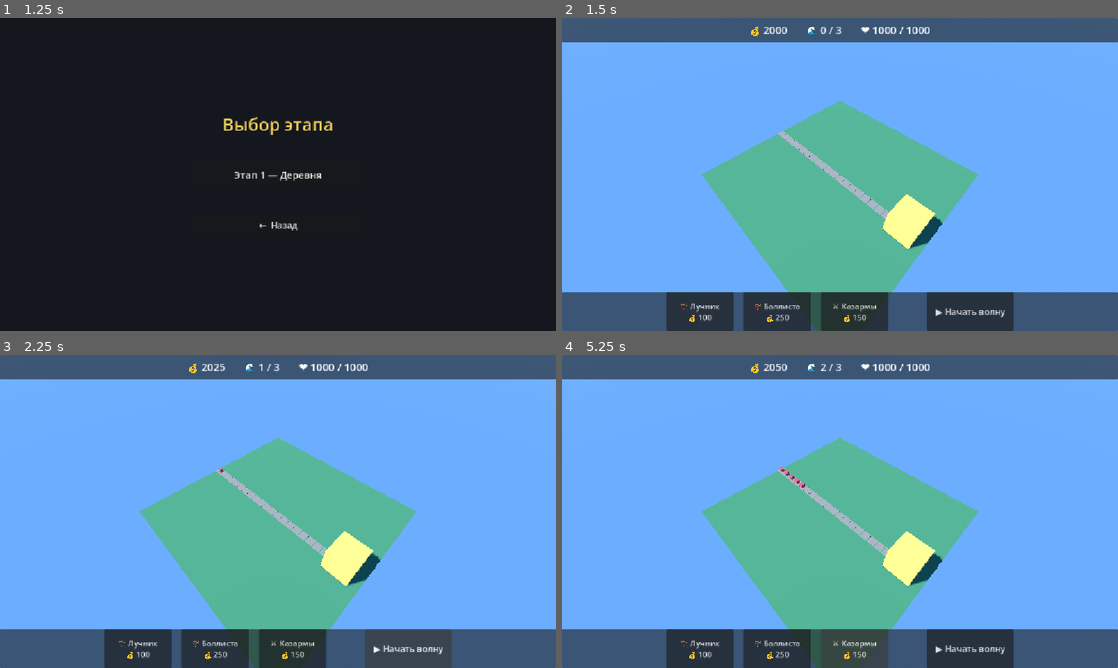
Above: before the commit, frames 1-4 (two rows, left to right).
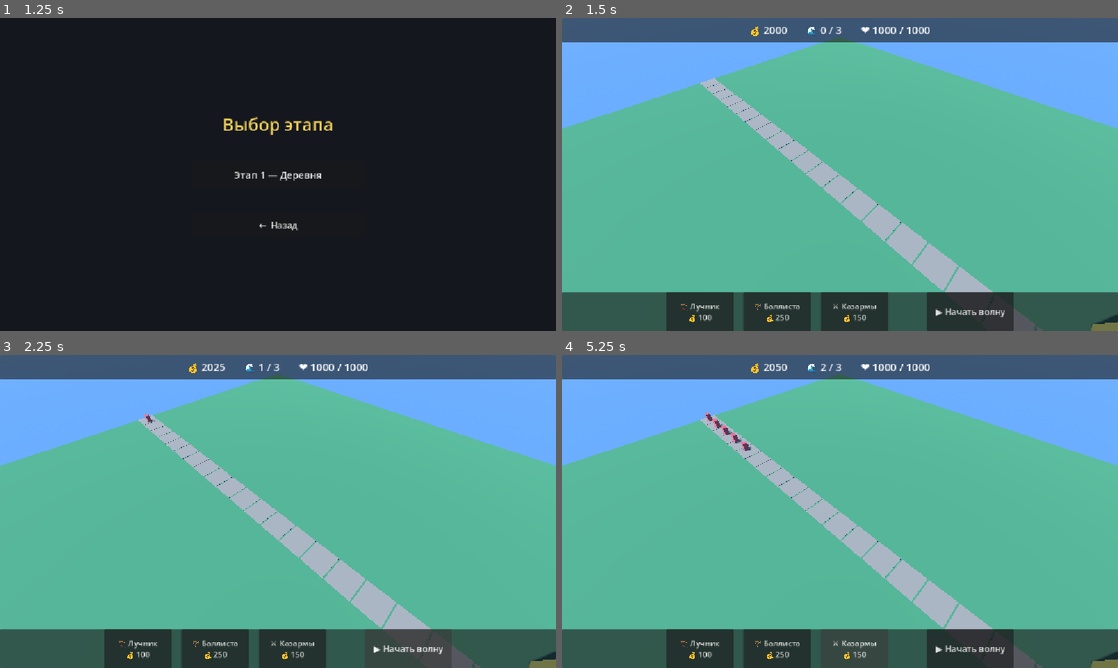
Above: after the commit, the same moments.

Repository: MAQHASKER/tower-defense
Game: Godot game, scene res://scenes/MainMenu.tscn
The game is run twice, just before and just after one commit, with the same random seed, the same clock (stepped at 60 frames per second) and the same inputs.
Inputs:
- Up to frame 1 (1.25 s): click "▶ Начать игру" at 0.5 s
- Up to frame 2 (1.5 s): click "Этап 1 — Деревня" at 1.25 s
- Up to frame 3 (2.25 s): click "▶ Начать волну" at 2 s
- Up to frame 4 (5.25 s): click "▶ Начать волну" at 2.75 s; click "🏹 Лучник 💰 100" at 3.5 s; click "🏹 Баллиста 💰 250" at 4.25 s; click "⚔️ Казармы 💰 150" at 5 s

Frame 1 is identical in both runs. In frame 2, 57% of the frame differs, in the area x 0-100%, y 6-100%; in frame 3, 57%; in frame 4, 57%.

Commit message:
Масштаб ближе к Kingdoms and Castles: клетка 3 м, габариты юнитов, камера
- CELL_SIZE 2 -> 3 м, карта 24x24 (72x72 м)
- У врагов вместо одного size теперь width/depth/height в метрах:
  гоблин 0.7x0.7x1.3, всадник 0.9x2.8x2.2, огр 1.4x1.4x2.6
- Враги разворачиваются по направлению движения, длина смотрит вдоль пути
- Ратуша: высота считается от размера куба (был хардкод 3 м, из-за него
  при клетке 3 м она утонула бы в земле)
- Заглушки башен, казарм, воинов и снарядов заданы в клетках, а не в метрах
- Модель башни лучника подгоняется под клетку автоматически
  (коэффициент 2.35: 1.28 м -> 3 м). Когда смоделируешь башню под 3 м,
  коэффициент станет 1.0 и подгонка перестанет влиять
- Камера: дистанция по умолчанию 50 -> 25, границы зума 12..50, скорость 40

Diff:
--- a/data/balance.json
+++ b/data/balance.json
@@ -7,7 +7,9 @@
 	  "attack_speed": 1.0,
 	  "reward": 10,
 	  "color": [0.8, 0.3, 0.3],
-	  "size": 1.0,
+	  "width": 0.7,
+	  "depth": 0.7,
+	  "height": 1.3,
 	  "can_be_blocked": true
 	},
 	"horseman": {
@@ -17,7 +19,9 @@
 	  "attack_speed": 0.8,
 	  "reward": 25,
 	  "color": [0.3, 0.4, 0.9],
-	  "size": 1.2,
+	  "width": 0.9,
+	  "depth": 2.8,
+	  "height": 2.2,
 	  "can_be_blocked": false
 	},
 	"ogre": {
@@ -27,7 +31,9 @@
 	  "attack_speed": 1.5,
 	  "reward": 50,
 	  "color": [0.9, 0.8, 0.3],
-	  "size": 1.5,
+	  "width": 1.4,
+	  "depth": 1.4,
+	  "height": 2.6,
 	  "can_be_blocked": true
 	}
   },
--- a/scripts/CameraController.gd
+++ b/scripts/CameraController.gd
@@ -1,16 +1,16 @@
 extends Camera3D
 
-@export var move_speed := 30.0
+@export var move_speed := 40.0
 @export var rotate_speed := 90.0     # градусов в секунду
-@export var zoom_speed := 4.0
-@export var min_distance := 25.0
-@export var max_distance := 90.0
+@export var zoom_speed := 3.0
+@export var min_distance := 12.0
+@export var max_distance := 50.0
 
 # Точка на земле, куда смотрит камера. Ставится в центр карты в _ready().
 var pivot: Vector3 = Vector3.ZERO
 var yaw: float = 45.0       # поворот вокруг Y
 var pitch: float = 50.0     # наклон вниз
-var distance: float = 50.0  # расстояние от pivot до камеры
+var distance: float = 25.0  # расстояние от pivot до камеры
 
 func _ready() -> void:
 	pivot = Constants.map_center()
--- a/scripts/Constants.gd
+++ b/scripts/Constants.gd
@@ -1,7 +1,7 @@
 class_name Constants
 extends RefCounted
 
-const CELL_SIZE := 2.0
+const CELL_SIZE := 3.0
 const MAP_WIDTH := 24
 const MAP_HEIGHT := 24
 
--- a/scripts/buildings/Barracks.gd
+++ b/scripts/buildings/Barracks.gd
@@ -3,6 +3,10 @@
 
 const SOLDIER_COUNT := 5
 const RESPAWN_TIME := 15.0
+
+# Размеры в клетках, чтобы масштабироваться вместе с CELL_SIZE
+const SIZE_CELLS := Vector3(0.8, 0.8, 0.8)
+const SOLDIER_RADIUS_CELLS := 0.35
 
 var cell: Vector2i
 var soldiers: Array[Soldier] = []
@@ -37,15 +41,17 @@
 		base_cost = balance["barracks"].get("cost", 150)
 	total_invested = base_cost
 
+	var box_size := SIZE_CELLS * Constants.CELL_SIZE
+	_base_size = box_size
+
 	_mesh = MeshInstance3D.new()
 	var box := BoxMesh.new()
-	box.size = Vector3(1.6, 1.6, 1.6)
-	_base_size = box.size
+	box.size = box_size
 	var mat := StandardMaterial3D.new()
 	mat.albedo_color = Color(0.5, 0.5, 0.7)
 	box.material = mat
 	_mesh.mesh = box
-	_mesh.position.y = 0.8
+	_mesh.position.y = box_size.y / 2.0
 	add_child(_mesh)
 
 	for i in range(SOLDIER_COUNT):
@@ -63,7 +69,7 @@
 
 func _get_offset(index: int) -> Vector3:
 	var angle := (float(index) / SOLDIER_COUNT) * TAU
-	var radius := 1.4
+	var radius := SOLDIER_RADIUS_CELLS * Constants.CELL_SIZE
 	return Vector3(cos(angle) * radius, 0, sin(angle) * radius)
 
 func _process(delta: float) -> void:
--- a/scripts/buildings/Base.gd
+++ b/scripts/buildings/Base.gd
@@ -1,19 +1,21 @@
 class_name Base
 extends Node3D
+
+# Ратуша занимает 3x3 клетки и стоит в конце пути
+const SIZE_CELLS := 3.0
 
 var _mesh: MeshInstance3D
 
 func setup() -> void:
+    var side := SIZE_CELLS * Constants.CELL_SIZE
+
     _mesh = MeshInstance3D.new()
     var box := BoxMesh.new()
-    box.size = Vector3(
-        3.0 * Constants.CELL_SIZE,
-        3.0 * Constants.CELL_SIZE,
-        3.0 * Constants.CELL_SIZE
-    )
+    box.size = Vector3(side, side, side)
     var mat := StandardMaterial3D.new()
     mat.albedo_color = Constants.COLOR_BASE
     box.material = mat
     _mesh.mesh = box
-    _mesh.position.y = 3.0    # центр куба на высоте 3 м (низ на y=0)
+    # низ куба стоит на земле
+    _mesh.position.y = box.size.y / 2.0
     add_child(_mesh)
--- a/scripts/buildings/Tower.gd
+++ b/scripts/buildings/Tower.gd
@@ -1,5 +1,11 @@
 class_name Tower
 extends Node3D
+
+# Заглушки-кубы на время, пока нет моделей из Blender.
+# Размеры заданы в клетках, чтобы масштабироваться вместе с CELL_SIZE.
+const BALLISTA_SIZE_CELLS := Vector3(0.65, 2.0, 0.65)
+const PLACEHOLDER_SIZE_CELLS := Vector3(0.8, 0.8, 0.8)
+const ARCHER_FALLBACK_SIZE_CELLS := Vector3(0.4, 1.0, 0.4)
 
 var tower_type: String = "archer"
 var damage: float = 10.0
@@ -15,6 +21,7 @@
 var _cooldown_timer: float = 0.0
 var _mesh: Node3D
 var _base_size: Vector3
+var _model_fit: float = 1.0
 
 static var _balance_cache: Dictionary = {}
 
@@ -44,30 +51,64 @@
 		var c: Array = stats.get("color", [0.4, 0.4, 0.8])
 		color = Color(c[0], c[1], c[2])
 
-	# Модель или куб — в зависимости от типа
 	if type == "archer":
 		var scene: PackedScene = load("res://assets/models/towers/archer_lvl1.glb")
 		if scene:
 			_mesh = scene.instantiate()
-			_base_size = Vector3(1.2, 3.0, 1.2)
 		else:
-			_mesh = _make_fallback_cube(Vector3(1.2, 3.0, 1.2), color)
-			_base_size = Vector3(1.2, 3.0, 1.2)
+			_mesh = _make_fallback_cube(ARCHER_FALLBACK_SIZE_CELLS * Constants.CELL_SIZE, color)
+		add_child(_mesh)
+		_fit_model_to_cell(_mesh)
 	else:
+		var size_cells := BALLISTA_SIZE_CELLS if type == "ballista" else PLACEHOLDER_SIZE_CELLS
+		var box_size := size_cells * Constants.CELL_SIZE
+		_base_size = box_size
+
 		var box := BoxMesh.new()
-		if type == "ballista":
-			box.size = Vector3(1.3, 4.0, 1.3)
-		else:
-			box.size = Vector3(1.6, 1.6, 1.6)
-		_base_size = box.size
-		_mesh = MeshInstance3D.new()
+		box.size = box_size
 		var mat := StandardMaterial3D.new()
 		mat.albedo_color = color
 		box.material = mat
-		_mesh.mesh = box
-		_mesh.position.y = box.size.y / 2.0
 
-	add_child(_mesh)
+		var cube := MeshInstance3D.new()
+		cube.mesh = box
+		cube.position.y = box_size.y / 2.0
+		_mesh = cube
+		add_child(_mesh)
+
+# Подгоняет модель под клетку: ширина модели становится равна одной клетке.
+# Когда смоделируешь башню ровно в размер клетки (3 м), коэффициент станет 1.0
+# и подгонка перестанет что-либо менять.
+func _fit_model_to_cell(model: Node3D) -> void:
+	var bounds := _measure_world(model)
+	if bounds.size.x <= 0.001:
+		_base_size = Vector3(Constants.CELL_SIZE, Constants.CELL_SIZE * 2.0, Constants.CELL_SIZE)
+		return
+	_model_fit = Constants.CELL_SIZE / bounds.size.x
+	model.scale = Vector3.ONE * _model_fit
+	# высота после масштабирования — отсюда вылетает снаряд
+	_base_size = bounds.size * _model_fit
+
+# Габариты всех мешей поддерева в мировых координатах
+static func _measure_world(root: Node3D) -> AABB:
+	var mn := Vector3(1e9, 1e9, 1e9)
+	var mx := Vector3(-1e9, -1e9, -1e9)
+	var found := false
+	var stack: Array[Node] = [root]
+	while not stack.is_empty():
+		var n: Node = stack.pop_back()
+		for ch in n.get_children():
+			stack.push_back(ch)
+			if ch is MeshInstance3D:
+				var a: AABB = ch.get_aabb()
+				for i in range(8):
+					var w: Vector3 = ch.global_transform * a.get_endpoint(i)
+					mn = mn.min(w)
+					mx = mx.max(w)
+					found = true
+	if not found:
+		return AABB()
+	return AABB(mn, mx - mn)
 
 func _process(delta: float) -> void:
 	_cooldown_timer -= delta
@@ -137,8 +178,8 @@
 	total_invested += cost
 	damage *= 1.3
 	range_cells *= 1.1
-	# Визуально чуть больше
-	_mesh.scale = Vector3.ONE * (1.0 + (level - 1) * 0.1)
+	# Визуально чуть больше (с учётом подгонки модели под клетку)
+	_mesh.scale = Vector3.ONE * _model_fit * (1.0 + (level - 1) * 0.1)
 	return true
 
 func sell() -> void:
--- a/scripts/units/Enemy.gd
+++ b/scripts/units/Enemy.gd
@@ -9,6 +9,9 @@
 var attack_speed: float = 1.0
 var reward: int = 10
 var can_be_blocked: bool = true
+
+# Габариты в метрах: ширина (X), высота (Y), длина вдоль пути (Z)
+var body_size: Vector3 = Vector3.ONE
 
 # Путь
 var path_cells: Array[Vector2i] = []
@@ -39,7 +42,6 @@
 
 	# Читаем характеристики из balance.json
 	var color: Color = Constants.COLOR_ENEMY
-	var size: float = 1.0
 
 	var balance := _load_balance()
 	if balance.has(enemy_type):
@@ -52,18 +54,22 @@
 		reward = stats.get("reward", 10)
 		var c: Array = stats.get("color", [0.8, 0.3, 0.3])
 		color = Color(c[0], c[1], c[2])
-		size = stats.get("size", 1.0)
+		body_size = Vector3(
+			float(stats.get("width", 1.0)),
+			float(stats.get("height", 1.0)),
+			float(stats.get("depth", 1.0))
+		)
 		can_be_blocked = stats.get("can_be_blocked", true)
 
-	# Визуал
+	# Визуал: коробка по габаритам, стоит на земле
 	_mesh = MeshInstance3D.new()
 	var box := BoxMesh.new()
-	box.size = Vector3(size, size, size)
+	box.size = body_size
 	var mat := StandardMaterial3D.new()
 	mat.albedo_color = color
 	box.material = mat
 	_mesh.mesh = box
-	_mesh.position.y = size / 2.0 + 0.01
+	_mesh.position.y = body_size.y / 2.0 + 0.01
 	add_child(_mesh)
 
 	if path_cells.size() > 0:
@@ -95,6 +101,11 @@
 	var from_pos := Constants.cell_to_world(path_cells[current_index])
 	var to_pos := Constants.cell_to_world(path_cells[current_index + 1])
 
+	# Разворот по движению: длина врага (локальная ось Z) смотрит вдоль пути
+	var dir := to_pos - from_pos
+	if dir.length_squared() > 0.0001:
+		rotation.y = atan2(dir.x, dir.z)
+
 	_progress += speed * delta
 
 	if _progress >= 1.0:
@@ -121,7 +132,7 @@
 	queue_free()
 
 func _find_blocker() -> Soldier:
-	var range_world := 1.5 * Constants.CELL_SIZE   # радиус блокировки 2 клетки
+	var range_world := 1.5 * Constants.CELL_SIZE   # радиус блокировки, в клетках
 	var closest: Soldier = null
 	var closest_dist := INF
 
--- a/scripts/units/Projectile.gd
+++ b/scripts/units/Projectile.gd
@@ -1,5 +1,11 @@
 class_name Projectile
 extends Node3D
+
+# Размеры в клетках, чтобы снаряд масштабировался вместе с клеткой
+const RADIUS_CELLS := 0.075
+const HIT_DISTANCE_CELLS := 0.1
+# На какой высоте целиться во врага (доля клетки)
+const AIM_HEIGHT_CELLS := 0.25
 
 var speed: float = 20.0
 var damage: float = 10.0
@@ -11,10 +17,11 @@
     target = target_enemy
     damage = dmg
 
+    var radius := RADIUS_CELLS * Constants.CELL_SIZE
     _mesh = MeshInstance3D.new()
     var sphere := SphereMesh.new()
-    sphere.radius = 0.15
-    sphere.height = 0.3
+    sphere.radius = radius
+    sphere.height = radius * 2.0
     var mat := StandardMaterial3D.new()
     mat.albedo_color = color
     sphere.material = mat
@@ -26,11 +33,11 @@
         queue_free()
         return
 
-    var target_pos := target.global_position + Vector3(0, 0.5, 0)
+    var target_pos := target.global_position + Vector3(0, AIM_HEIGHT_CELLS * Constants.CELL_SIZE, 0)
     var dir := target_pos - global_position
     var dist := dir.length()
 
-    if dist < 0.3:
+    if dist < HIT_DISTANCE_CELLS * Constants.CELL_SIZE:
         target.take_damage(damage)
         queue_free()
         return
--- a/scripts/units/Soldier.gd
+++ b/scripts/units/Soldier.gd
@@ -1,5 +1,8 @@
 class_name Soldier
 extends Node3D
+
+# Размер коробки-заглушки в клетках (до появления модели из Blender)
+const SIZE_CELLS := Vector3(0.3, 0.6, 0.3)
 
 var hp: float = 50.0
 var max_hp: float = 50.0
@@ -20,14 +23,15 @@
 	damage = dmg
 	add_to_group("soldiers")
 
+	var box_size := SIZE_CELLS * Constants.CELL_SIZE
 	_mesh = MeshInstance3D.new()
 	var box := BoxMesh.new()
-	box.size = Vector3(0.55, 0.55, 0.55)
+	box.size = box_size
 	var mat := StandardMaterial3D.new()
 	mat.albedo_color = Color(0.4, 0.7, 1.0)
 	box.material = mat
 	_mesh.mesh = box
-	_mesh.position.y = 0.275
+	_mesh.position.y = box_size.y / 2.0
 	add_child(_mesh)
 	# home_position устанавливается снаружи, после add_child
 
Binary file added: docs/screenshots/scale-default.png
Binary file added: docs/screenshots/scale-units.png
